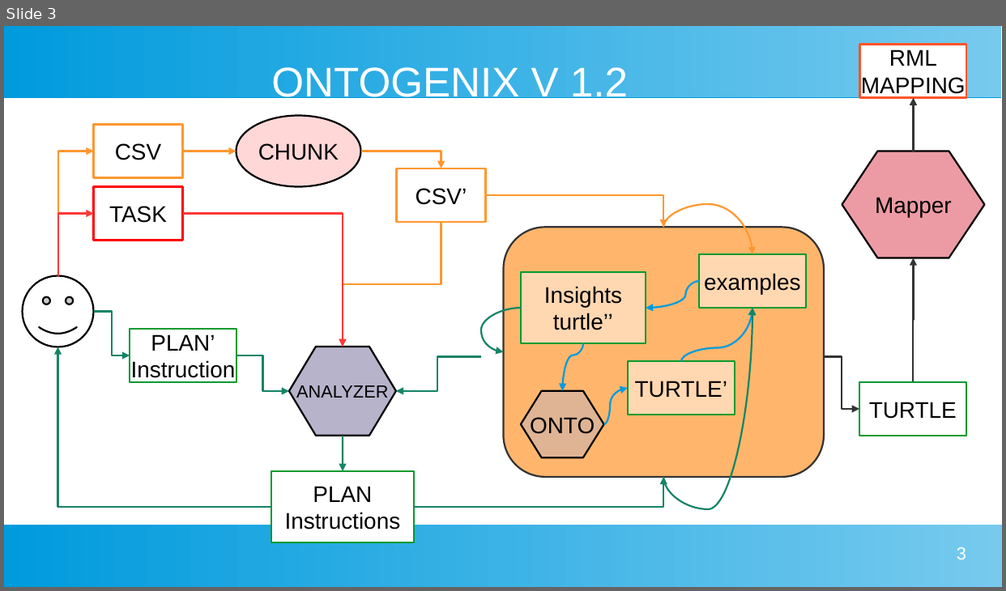
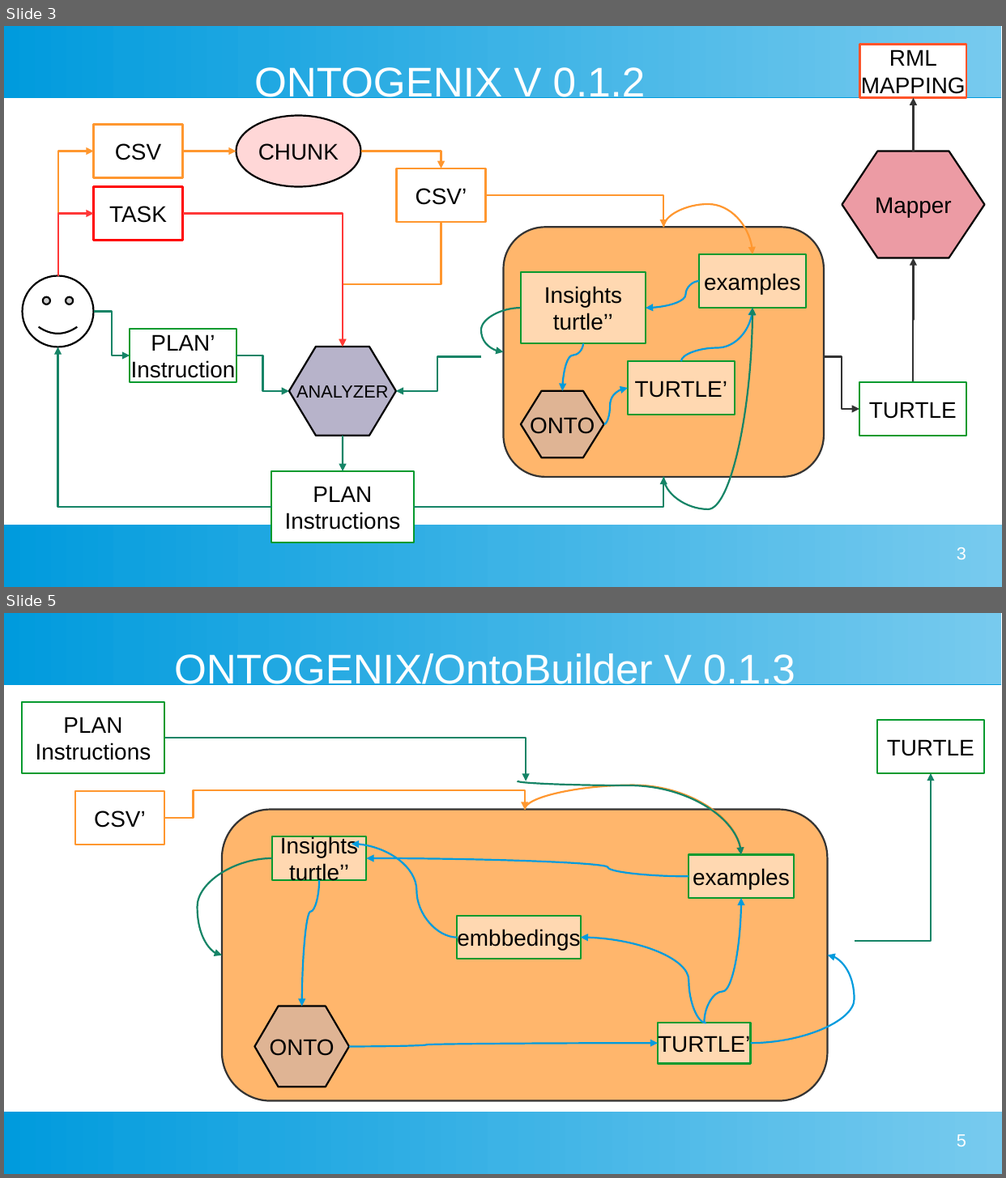
Before and after one commit to tecnomod-um/OntoGenix, a slide deck: IDEAS.odp. Shown one above the other, each under a label of ours: slide 3 before the commit, slides 3 and 5 after it; the slides between them are not shown. The pictures are 1006x591 and 1006x1178 pixels, drawn with LibreOffice and Linux fonts; fonts in the diff are those of the drawing. Boxes give left, top, right and bottom in pixels: in the first picture for what was removed or moved away, otherwise in the second. Text is boxed around its words. In the diff, an @@ line names an element or a change of style, - is before the commit and + after.

```diff
--- a/IDEAS.odp
+++ b/IDEAS.odp
@@ slide 5 added at bbox=[4, 613, 1002, 1174], background #FFFFFF; not listed: 2 template elements that a slide beside it also shows @@
@@ title added at bbox=[174, 650, 795, 692], 33 pt, text #FFFFFF @@
+ONTOGENIX/OntoBuilder V 0.1.3
@@ rectangle added at bbox=[22, 702, 164, 773], fill #FFFFFF, outline #069A2E 1.42 pt, 18 pt, text #000000 @@
+PLAN
+Instructions
@@ rectangle added at bbox=[878, 720, 985, 773], fill #FFFFFF at 47% opacity, outline #069A2E 1.42 pt, 18 pt, text #000000 @@
+TURTLE
@@ elbow arrow added from (164, 738) to (526, 781), #158466 1.42 pt @@
@@ elbow arrow added from (854, 942) to (931, 773), #158466 1.42 pt @@
@@ rectangle added at bbox=[75, 791, 164, 845], fill #FFFFFF, outline #FF972F 1.42 pt, 18 pt, text #000000 @@
+CSV’
@@ elbow arrow added from (164, 818) to (525, 810), #FF972F 1.42 pt @@
@@ group added at bbox=[197, 781, 854, 1101]: 10 curved arrows, 4 rectangles, 1 rounded rectangle, 1 hexagon @@
+ONTO
+TURTLE’
+examples
+Insights
+turtle’’
+embbedings
@@ page number added at bbox=[957, 1135, 966, 1147], 14 pt, text #FFFFFF @@
+5
@@ slide 3 changed as well @@
@@ title at bbox=[254, 67, 646, 105]: text changed @@
-ONTOGENIX V 1.2
+ONTOGENIX V 0.1.2
```
Also in this commit, not shown: 3 other slides changed, 10 other files.
